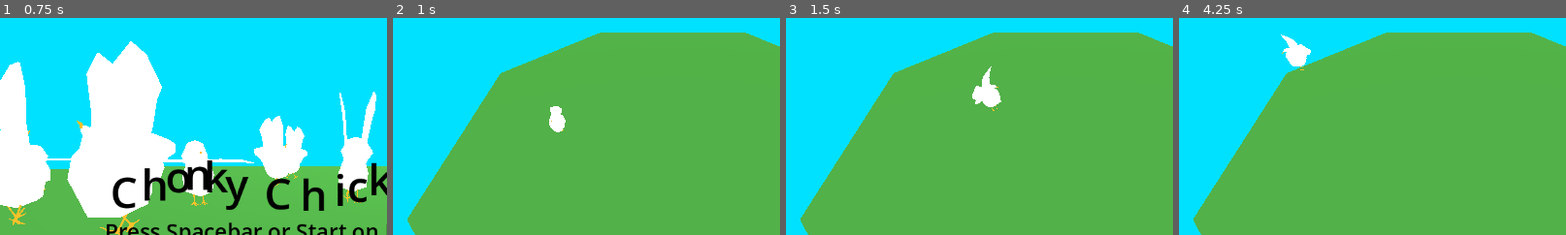
Above: before the commit, frames 1-4 (left to right).
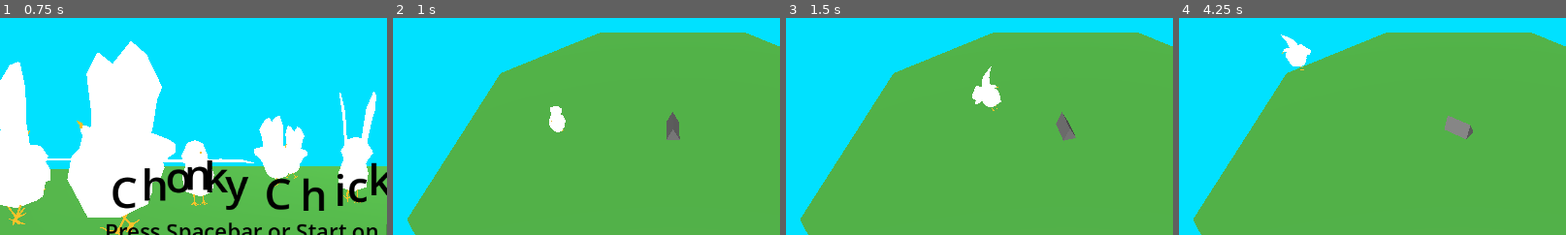
Above: after the commit, the same moments.

Repository: RudyFisher7/sumo_chickens
Game: Godot game, scene res://start_menu.tscn
Two runs of this game, one before a commit and one after it. Both use one fixed random seed, a clock stepped at 60 frames per second and the inputs below. Sound files missing from this copy of the repository are replaced by a short silence.
Inputs:
- Up to frame 1 (0.75 s): tap Space at 0.5 s; hold D (ui_right) from 0.53 s (still down); hold Home (ui_home) from 0.53 s (still down)
- Up to frame 2 (1 s): keep holding D (ui_right); keep holding Home (ui_home); tap Enter (ui_accept) at 0.77, 0.8 s
- Up to frame 3 (1.5 s): tap Enter (ui_accept) at 1.07, 1.35 s; release D (ui_right) at 1.28 s; release Home (ui_home) at 1.28 s; hold S (ui_down) from 1.28 s (still down)
- Up to frame 4 (4.25 s): tap Enter (ui_accept) at 1.52, 1.82, 2.3, 3.02, 3.32 s; tap Home (ui_home) at 1.55, 2.85 s; release S (ui_down) at 2.03 s; hold D (ui_right) 2.03-2.78 s; hold Home (ui_home) 2.03-2.78 s; hold W (ui_up) 2.78-3.53 s; hold A (ui_left) from 3.53 s (still down); hold Enter (ui_accept) from 3.53 s (still down)
The pictures show only the part of the screen within x 14-64%, y 8-58%; the shares and areas given below are measured in that part.

Frame 1 is identical in both runs. In frame 2, 0.4% of the frame differs, in the area x 70-75%, y 43-57%; in frame 3, 0.4%; in frame 4, 0.5%, in the area x 68-76%, y 45-56%.

Commit message:
added gideon voice and basic food scene with placeholder mesh

Diff:
--- a/Chicken/chicken_tester_3d.tscn
+++ b/Chicken/chicken_tester_3d.tscn
@@ -7,6 +7,7 @@
 [ext_resource type="Script" path="res://Chicken/pause_and_quit_handler.gd" id="5_a4g77"]
 [ext_resource type="Script" path="res://Chicken/safe_area.gd" id="5_dhkxd"]
 [ext_resource type="Script" path="res://score_label.gd" id="7_a46ib"]
+[ext_resource type="PackedScene" uid="uid://dv34fpqlspeph" path="res://food.tscn" id="8_iehvx"]
 
 [sub_resource type="GDScript" id="GDScript_8j44e"]
 script/source = "extends RichTextLabel
@@ -52,6 +53,27 @@
 [sub_resource type="CylinderShape3D" id="CylinderShape3D_5atoc"]
 height = 8.0
 radius = 24.0
+
+[sub_resource type="GDScript" id="GDScript_vwi3l"]
+script/source = "extends Node3D
+
+
+var food_scene: PackedScene = preload(\"res://food.tscn\")
+
+
+func _ready() -> void:
+	$Timer.wait_time = 2.3
+
+func _on_timer_timeout() -> void:
+	if get_child_count() < 9:
+		var food: Node3D = food_scene.instantiate() as Node3D
+		food.global_position = global_position
+		food.global_position.x += randf_range(-4.0, 4.0)
+		food.global_position.z += randf_range(-4.0, 4.0)
+		add_child(food)
+		food.owner = self
+		$Timer.wait_time = randf_range(1.0, 4.7)
+"
 
 [node name="ChickenTester3D" type="Node3D"]
 
@@ -223,4 +245,13 @@
 transform = Transform3D(1, 0, 0, 0, 1, 0, 0, 0, 1, 0, 3.62157, 0)
 shape = SubResource("CylinderShape3D_5atoc")
 
+[node name="FoodSpawner" type="Node3D" parent="."]
+script = SubResource("GDScript_vwi3l")
+
+[node name="Area3D" parent="FoodSpawner" instance=ExtResource("8_iehvx")]
+
+[node name="Timer" type="Timer" parent="FoodSpawner"]
+autostart = true
+
 [connection signal="body_exited" from="Arena/Area3D" to="Arena/Area3D" method="_on_body_exited"]
+[connection signal="timeout" from="FoodSpawner/Timer" to="FoodSpawner" method="_on_timer_timeout"]
--- a/autoloads/score.gd
+++ b/autoloads/score.gd
@@ -7,3 +7,9 @@
 
 var p1_score: int = 0
 var p2_score: int = 0
+
+
+var i: int = 0
+
+func increment_i() -> void:
+	i = (i + 1) % 8
--- /dev/null
+++ b/food.tscn
@@ -0,0 +1,45 @@
+[gd_scene load_steps=5 format=3 uid="uid://dv34fpqlspeph"]
+
+[ext_resource type="AudioStream" uid="uid://qx7x3rawebg7" path="res://audio/Imbigger.mp3" id="1_g70yp"]
+
+[sub_resource type="GDScript" id="GDScript_0qotw"]
+script/source = "extends Area3D
+
+
+func _process(delta: float) -> void:
+	global_rotate(Vector3.UP, delta)
+
+
+func _on_body_entered(body: Node3D) -> void:
+	if body is Chicken3D:
+		body_entered.disconnect(_on_body_entered)
+		var chicken: Chicken3D = body as Chicken3D
+
+		chicken.sumo_size += 0.25
+
+		$MeshInstance3D.hide()
+
+		$AudioStreamPlayer.play()
+
+		await $AudioStreamPlayer.finished
+		queue_free()
+"
+
+[sub_resource type="SphereShape3D" id="SphereShape3D_75luc"]
+
+[sub_resource type="PrismMesh" id="PrismMesh_862xp"]
+
+[node name="Area3D" type="Area3D"]
+script = SubResource("GDScript_0qotw")
+
+[node name="CollisionShape3D" type="CollisionShape3D" parent="."]
+shape = SubResource("SphereShape3D_75luc")
+
+[node name="MeshInstance3D" type="MeshInstance3D" parent="."]
+mesh = SubResource("PrismMesh_862xp")
+skeleton = NodePath("../CollisionShape3D")
+
+[node name="AudioStreamPlayer" type="AudioStreamPlayer" parent="."]
+stream = ExtResource("1_g70yp")
+
+[connection signal="body_entered" from="." to="." method="_on_body_entered"]
--- a/start_menu.tscn
+++ b/start_menu.tscn
@@ -1,9 +1,36 @@
-[gd_scene load_steps=5 format=3 uid="uid://dpjsq66imejsr"]
+[gd_scene load_steps=7 format=3 uid="uid://dpjsq66imejsr"]
 
 [ext_resource type="Script" path="res://start_menu.gd" id="1_1j08u"]
 [ext_resource type="PackedScene" uid="uid://ct5w1381on688" path="res://sky_box.tscn" id="1_3mrb7"]
 [ext_resource type="PackedScene" uid="uid://dufubmy0mkl3t" path="res://arenas/arenas.glb" id="2_bddj6"]
 [ext_resource type="PackedScene" uid="uid://csd8ti2himso2" path="res://Chicken/running_chicken.tscn" id="3_6436y"]
+[ext_resource type="AudioStream" uid="uid://disxwgblceghu" path="res://audio/Chickens2.mp3" id="5_ho3p2"]
+
+[sub_resource type="GDScript" id="GDScript_l8pta"]
+script/source = "extends AudioStreamPlayer
+
+
+var _chickens_1: AudioStreamMP3 = preload(\"res://audio/Chickens1.mp3\")
+var _chickens_2: AudioStreamMP3 = preload(\"res://audio/Chickens1.mp3\")
+var _go_chicken_go: AudioStreamMP3 = preload(\"res://audio/Gochickengo.mp3\")
+
+
+func _ready() -> void:
+	var i: int = GlobalScore.i
+	GlobalScore.increment_i()
+
+	if i == 0:
+		stream = _chickens_1
+	elif i % 4 == 0:
+		stream = _go_chicken_go
+	elif i % 3 == 0:
+		stream = _chickens_2
+	elif i % 2 == 0:
+		stream = _chickens_1
+
+	if stream != null:
+		play()
+"
 
 [node name="StartMenu" type="Node3D"]
 script = ExtResource("1_1j08u")
@@ -80,3 +107,7 @@
 
 [node name="RunningChicken10" parent="." instance=ExtResource("3_6436y")]
 transform = Transform3D(1, 0, 0, 0, 1, 0, 0, 0, 1, -1.2943, 0, 3.53874)
+
+[node name="AudioStreamPlayer" type="AudioStreamPlayer" parent="."]
+stream = ExtResource("5_ho3p2")
+script = SubResource("GDScript_l8pta")
Not shown: 1 places in Chicken/chicken_tester_3d.tscn that only renumber resources
Not shown, added: audio/Aw.mp3.import
Not shown, added: audio/Chickens1.mp3.import
Not shown, added: audio/Chickens2.mp3.import
Not shown, added: audio/Gochickengo.mp3.import
Not shown, added: audio/Imbigger.mp3.import
Not shown, added: Chickens2.m4a
Not shown, added: audio/Aw.mp3
Not shown, added: audio/Chickens1.mp3
Not shown, added: audio/Chickens2.mp3
Not shown, added: audio/Gochickengo.mp3
Not shown, added: audio/Imbigger.mp3
